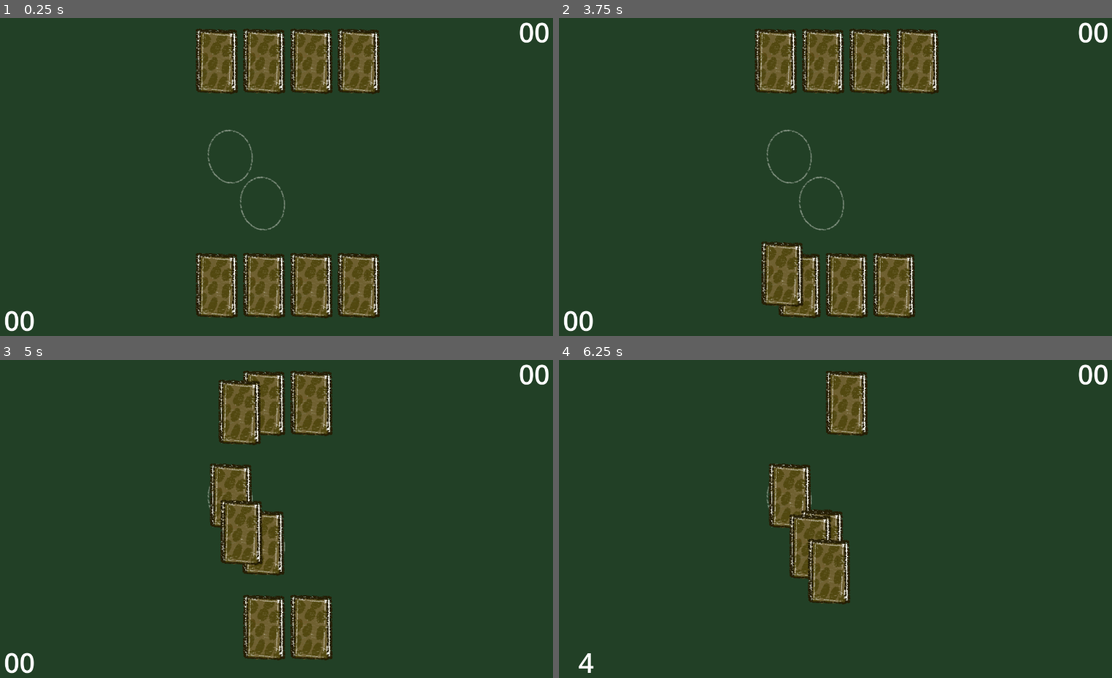
Above: before the commit, frames 1-4 (two rows, left to right).
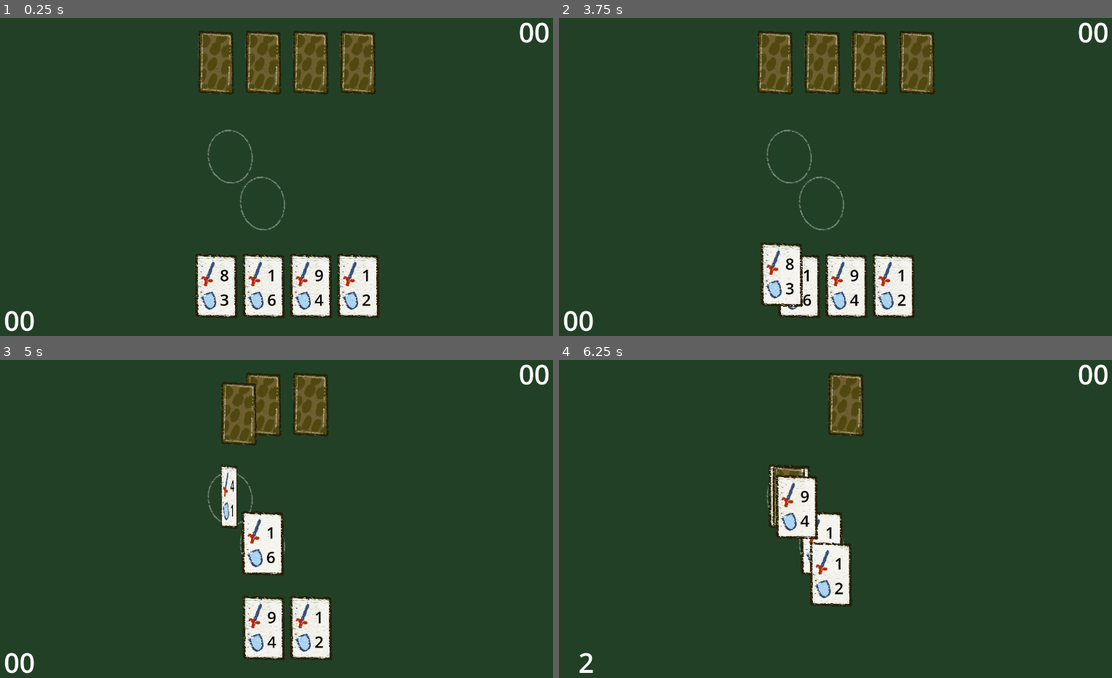
Above: after the commit, the same moments.

Repository: fguillen/The-Forest-Monster-and-the-Cards-Championship
Game: Godot game, scene res://scenes/combat.tscn
The game is run twice, just before and just after one commit, with the same random seed, the same clock (stepped at 60 frames per second) and the same inputs. This scene is started directly instead of the project's main scene.
Inputs (mouse positions are in pixels of both pictures, inside the frame that each line leads up to):
- Up to frame 1 (0.25 s): no input
- Up to frame 2 (3.75 s): tap Enter (ui_accept) at 0.5, 0.77, 1.25, 1.52, 2, 2.75, 3.02, 3.5 s; move the mouse to (774, 62) at 0.52 s; hold Right (ui_right) 0.53-1.28 s; click (774, 62) at 0.67 s; move the mouse to (824, 62) at 1.27 s; hold Down (ui_down) 1.28-2.03 s; click (824, 62) at 1.42 s; move the mouse to (868, 62) at 2.02 s; hold Right (ui_right) 2.03-2.78 s; click (868, 62) at 2.17 s; move the mouse to (918, 62) at 2.77 s; hold Up (ui_up) 2.78-3.53 s; click (918, 62) at 2.92 s; move the mouse to (774, 285) at 3.52 s; hold Left (ui_left) from 3.53 s (still down); click (774, 285) at 3.67 s
- Up to frame 3 (5 s): keep holding Left (ui_left); tap Enter (ui_accept) at 3.77, 4.52 s; move the mouse to (237, 627) at 4.27 s; click (237, 627) at 4.42 s
- Up to frame 4 (6.25 s): move the mouse to (824, 627) at 5.02 s; release Left (ui_left) at 5.03 s; hold Down (ui_down) 5.03-5.78 s; click (824, 627) at 5.17 s; move the mouse to (846, 627) at 5.77 s; hold Right (ui_right) from 5.78 s (still down); click (846, 627) at 5.92 s; tap Enter (ui_accept) at 6.02 s

The runs differ from the first frame. In frame 1, 7.2% of the frame differs, in the area x 35-69%, y 3-95%; in frame 2, 6.5%; in frame 3, 7.1%; in frame 4, 4.5%.

Commit message:
Card flip

Diff:
--- a/actors/card_combat.gd
+++ b/actors/card_combat.gd
@@ -4,7 +4,9 @@
 signal selected(card_combat: CardCombat)
 
 @onready var click_area: Area2D = $ClickArea2D
-@onready var card_front: CardFront = $CardFront
+@onready var card_front: CardFront = %CardFront
+@onready var back: Sprite2D = %Back
+@onready var animation_player: AnimationPlayer = $AnimationPlayer
 
 var value: CardValue
 
@@ -32,6 +34,21 @@
 	await tween.finished
 
 
+func show_front():
+	back.visible = false
+	card_front.visible = true
+
+
+func show_back():
+	back.visible = true
+	card_front.visible = false
+
+
+func flip_front():
+	animation_player.play("flip_front")
+	await animation_player.animation_finished
+
+
 func _select():
 	emit_signal("selected", self)
 
--- a/actors/card_combat.tscn
+++ b/actors/card_combat.tscn
@@ -6,6 +6,91 @@
 
 [sub_resource type="RectangleShape2D" id="RectangleShape2D_de7aq"]
 size = Vector2(91, 140)
+
+[sub_resource type="Animation" id="Animation_0oalx"]
+resource_name = "flip_front"
+length = 0.4
+tracks/0/type = "value"
+tracks/0/imported = false
+tracks/0/enabled = true
+tracks/0/path = NodePath("Visuals/CardFront:visible")
+tracks/0/interp = 1
+tracks/0/loop_wrap = true
+tracks/0/keys = {
+"times": PackedFloat32Array(0, 0.2),
+"transitions": PackedFloat32Array(1, 1),
+"update": 1,
+"values": [false, true]
+}
+tracks/1/type = "value"
+tracks/1/imported = false
+tracks/1/enabled = true
+tracks/1/path = NodePath("Visuals/Back:visible")
+tracks/1/interp = 1
+tracks/1/loop_wrap = true
+tracks/1/keys = {
+"times": PackedFloat32Array(0, 0.2),
+"transitions": PackedFloat32Array(1, 1),
+"update": 1,
+"values": [true, false]
+}
+tracks/2/type = "value"
+tracks/2/imported = false
+tracks/2/enabled = true
+tracks/2/path = NodePath("Visuals:scale")
+tracks/2/interp = 1
+tracks/2/loop_wrap = true
+tracks/2/keys = {
+"times": PackedFloat32Array(0, 0.2, 0.4),
+"transitions": PackedFloat32Array(1, 1, 1),
+"update": 0,
+"values": [Vector2(1, 1), Vector2(0.1, 1), Vector2(1, 1)]
+}
+
+[sub_resource type="Animation" id="Animation_11ww5"]
+length = 0.001
+tracks/0/type = "value"
+tracks/0/imported = false
+tracks/0/enabled = true
+tracks/0/path = NodePath("Visuals/CardFront:visible")
+tracks/0/interp = 1
+tracks/0/loop_wrap = true
+tracks/0/keys = {
+"times": PackedFloat32Array(0),
+"transitions": PackedFloat32Array(1),
+"update": 1,
+"values": [true]
+}
+tracks/1/type = "value"
+tracks/1/imported = false
+tracks/1/enabled = true
+tracks/1/path = NodePath("Visuals/Back:visible")
+tracks/1/interp = 1
+tracks/1/loop_wrap = true
+tracks/1/keys = {
+"times": PackedFloat32Array(0),
+"transitions": PackedFloat32Array(1),
+"update": 1,
+"values": [true]
+}
+tracks/2/type = "value"
+tracks/2/imported = false
+tracks/2/enabled = true
+tracks/2/path = NodePath("Visuals:scale")
+tracks/2/interp = 1
+tracks/2/loop_wrap = true
+tracks/2/keys = {
+"times": PackedFloat32Array(0),
+"transitions": PackedFloat32Array(1),
+"update": 0,
+"values": [Vector2(1, 1)]
+}
+
+[sub_resource type="AnimationLibrary" id="AnimationLibrary_seb4d"]
+_data = {
+"RESET": SubResource("Animation_11ww5"),
+"flip_front": SubResource("Animation_0oalx")
+}
 
 [node name="CardCombat" type="Control"]
 custom_minimum_size = Vector2(100, 160)
@@ -25,11 +110,16 @@
 size_flags_vertical = 4
 script = ExtResource("1_3km6i")
 
-[node name="CardFront" parent="." instance=ExtResource("2_vhrxq")]
-position = Vector2(50, 78)
+[node name="Visuals" type="Node2D" parent="."]
+position = Vector2(44, 0)
 
-[node name="Back" type="Sprite2D" parent="."]
-position = Vector2(50, 80)
+[node name="CardFront" parent="Visuals" instance=ExtResource("2_vhrxq")]
+unique_name_in_owner = true
+position = Vector2(5, 80)
+
+[node name="Back" type="Sprite2D" parent="Visuals"]
+unique_name_in_owner = true
+position = Vector2(5, 81)
 texture = ExtResource("2_i0fd0")
 
 [node name="ClickArea2D" type="Area2D" parent="."]
@@ -39,4 +129,9 @@
 position = Vector2(0, -1)
 shape = SubResource("RectangleShape2D_de7aq")
 
+[node name="AnimationPlayer" type="AnimationPlayer" parent="."]
+libraries = {
+"": SubResource("AnimationLibrary_seb4d")
+}
+
 [connection signal="gui_input" from="." to="." method="_on_gui_input"]
--- a/scenes/combat.gd
+++ b/scenes/combat.gd
@@ -61,6 +61,7 @@
 		cards_monster.append(card_combat)
 		deck_container_monster.add_child(card_combat)
 		card_combat.setup(card_value)
+		card_combat.show_front()
 		card_combat.selected.connect(select_card.bind(card_placeholder_monster))
 
 	for card_value in card_values_oponent:
@@ -68,10 +69,13 @@
 		cards_oponent.append(card_combat)
 		deck_container_oponent.add_child(card_combat)
 		card_combat.setup(card_value)
+		card_combat.show_back()
 #		card_combat.selected.connect(select_card.bind(card_placeholder_oponent))
 
 
 func _combat(card_combat_monster: CardCombat, card_combat_oponent: CardCombat):
+	await card_combat_oponent.flip_front()
+
 	# Order
 	if card_combat_monster.value.initiative >= card_combat_oponent.value.initiative:
 		# Monster attack
Not shown: 1 places in actors/card_combat.tscn that only renumber resources
